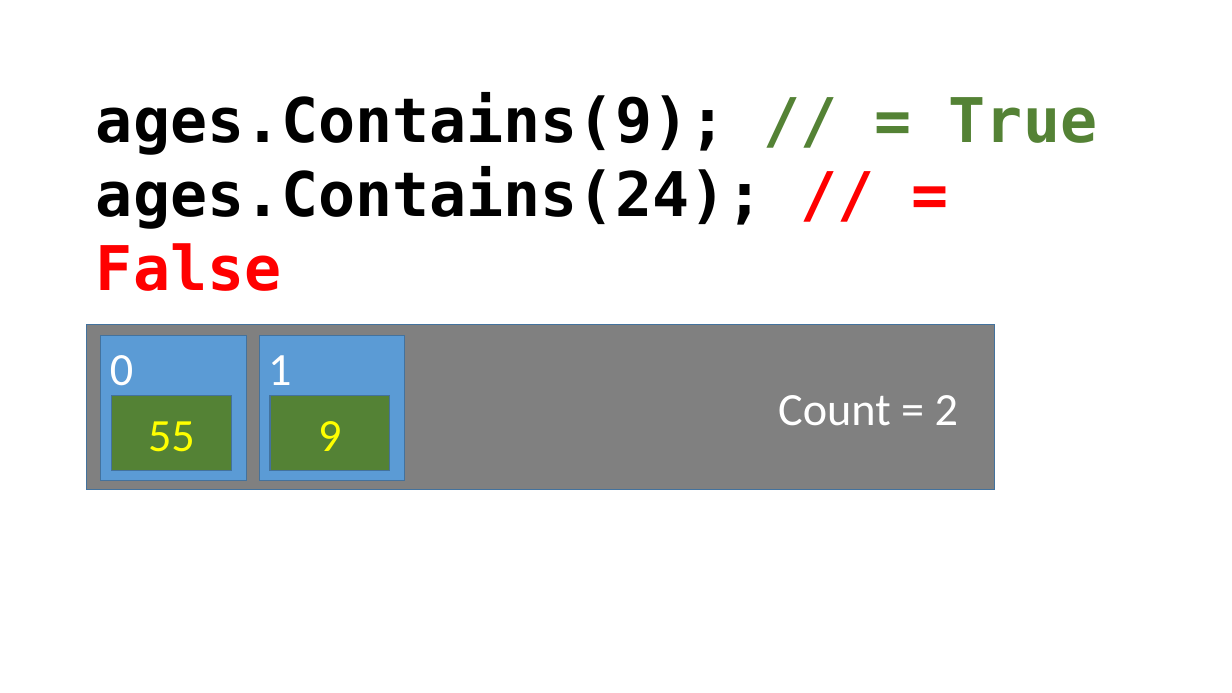
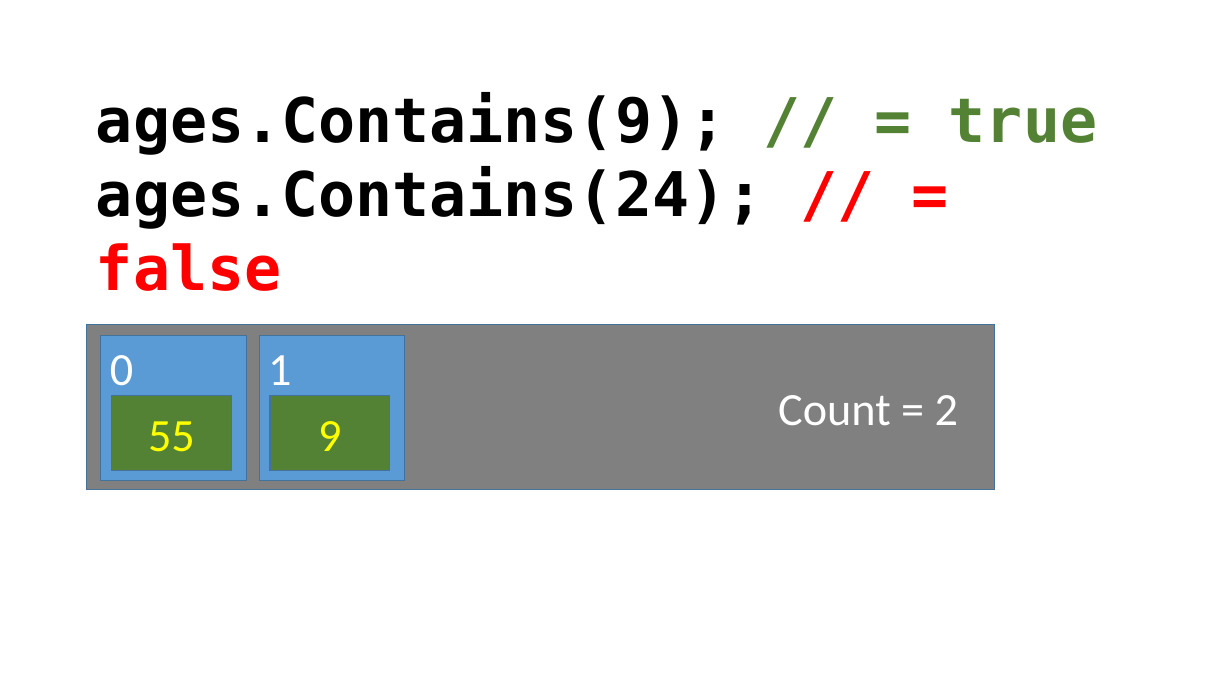
Before and after one commit to perslaursen/OOProg22, a slide deck: slide 44 of Chap/Prog02/Presentations/Lists.pptx. Drawn at 1232x693 pixels with LibreOffice and Linux fonts; fonts in the diff are those of the drawing. Boxes give left, top, right and bottom in pixels: in the first picture for what was removed or moved away, otherwise in the second. Text is boxed around its words. In the diff, an @@ line names an element or a change of style, - is before the commit and + after.

```diff
--- a/Chap/Prog02/Presentations/Lists.pptx
+++ b/Chap/Prog02/Presentations/Lists.pptx
@@ text at (96,92,1097,291): text changed @@
-ages.Contains(9); // = True
-ages.Contains(24); // = False
+ages.Contains(9); // = true
+ages.Contains(24); // = false
```
Also in this commit, not shown: 33 other files.
